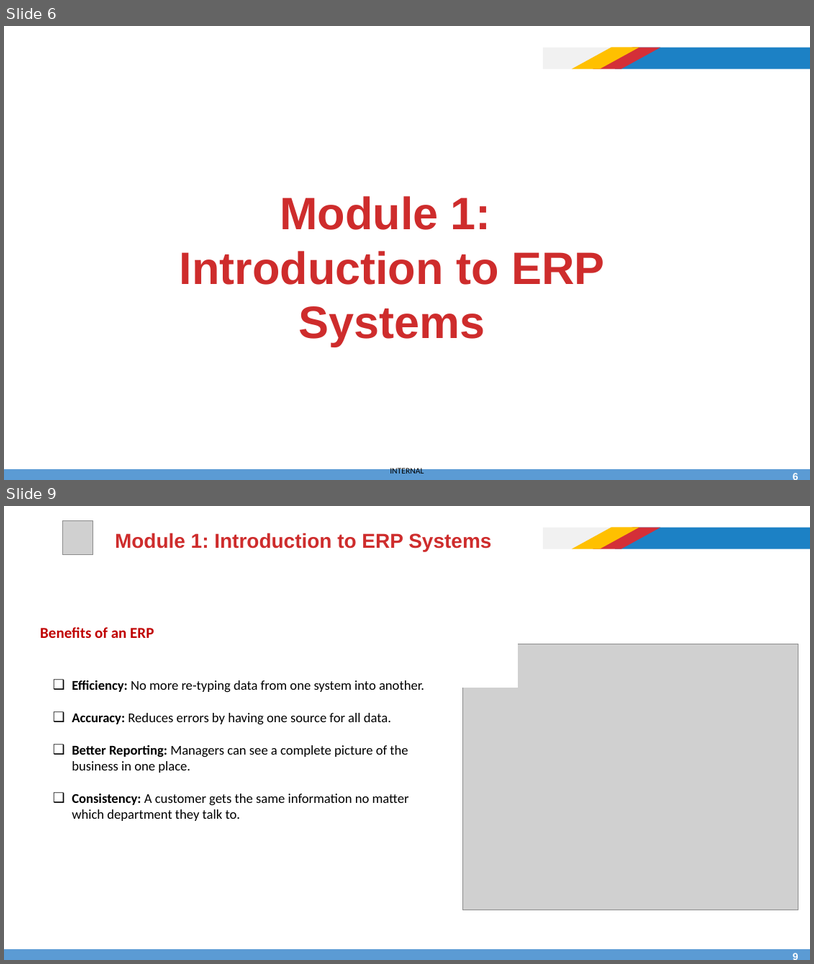
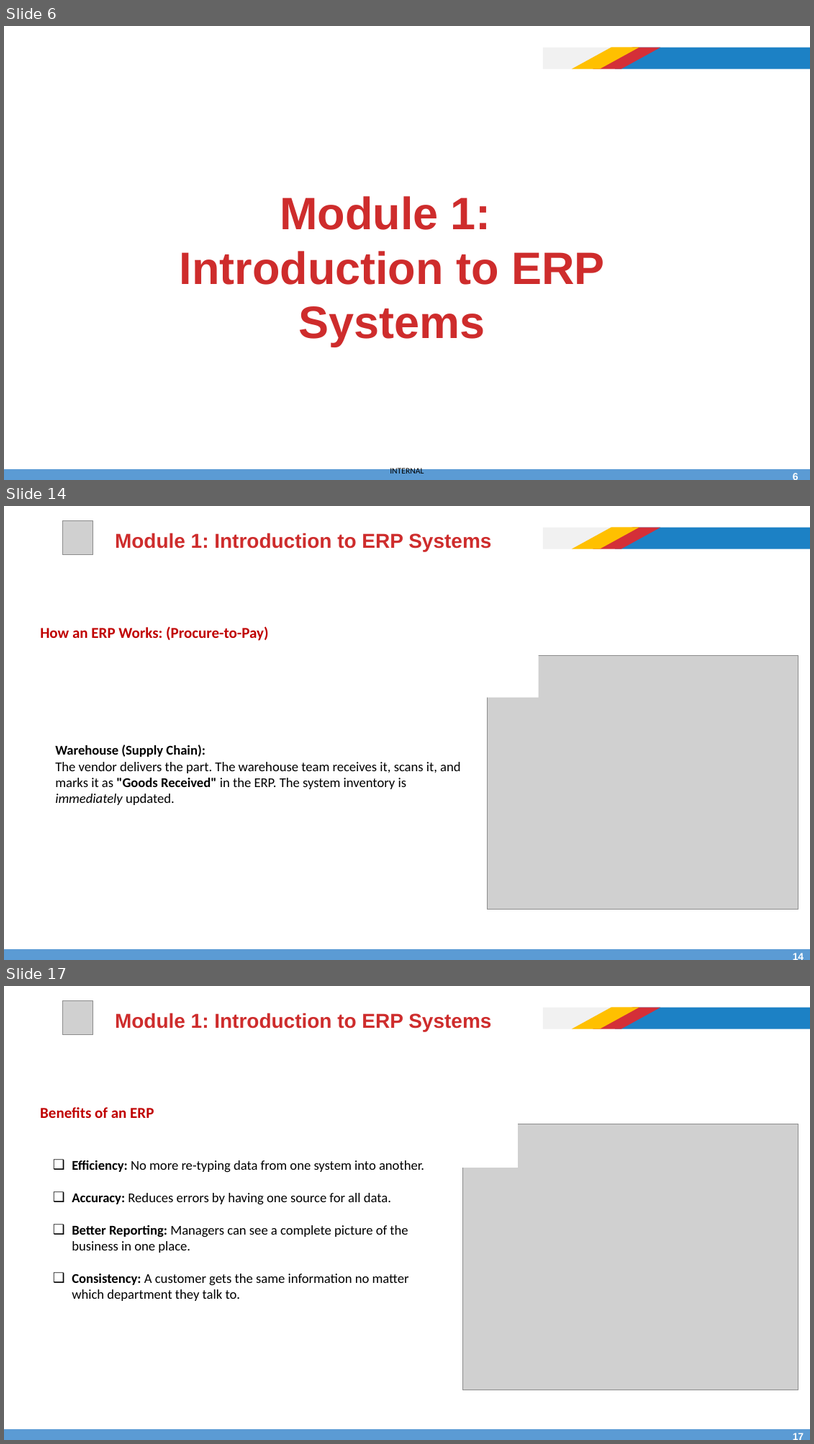
Before and after one commit to afathelbab/cnpc, a slide deck: computer-basics-soft-skills/day3/Computer Skills and Soft Skills - Lec-3.pptx. Shown one above the other, each under a label of ours: slides 6 and 9 before the commit, slides 6, 14 and 17 after it; the slides between them are not shown. The pictures are 814x964 and 814x1444 pixels, drawn with LibreOffice and Linux fonts; fonts in the diff are those of the drawing; grey boxes stand for pictures; background and template pictures are left out. Boxes give left, top, right and bottom in pixels: in the first picture for what was removed or moved away, otherwise in the second. Text is boxed around its words. In the diff, an @@ line names an element or a change of style, - is before the commit and + after.

```diff
--- a/computer-basics-soft-skills/day3/Computer Skills and Soft Skills - Lec-3.pptx
+++ b/computer-basics-soft-skills/day3/Computer Skills and Soft Skills - Lec-3.pptx
@@ slide 14 added at (4, 506, 810, 960), background #FFFFFF; not listed: 5 template elements that a slide beside it also shows @@
@@ picture added at (63, 521, 93, 555) @@
@@ title added at (115, 533, 491, 551), 24 pt, text #CE2C2C, bold @@
+Module 1: Introduction to ERP Systems
@@ text added at (40, 626, 268, 641), 18 pt, text #C00000, bold @@
+How an ERP Works: (Procure-to-Pay)
@@ rectangle added at (483, 644, 540, 698), fill #FFFFFF @@
@@ picture added at (487, 656, 799, 909) @@
@@ text added at (55, 744, 460, 805), 16 pt, text #000000 @@
+Warehouse (Supply Chain):
+The vendor delivers the part. The warehouse team receives it, scans it, and marks it as "Goods Received" in the ERP. The system inventory is immediately updated.
@@ page number added at (790, 951, 808, 960), 12 pt, text #FFFFFF, bold @@
+14
@@ what was slide 9 is now slide 17 @@
@@ page number at (790, 1431, 808, 1440): text changed @@
-9
+17
```
Also in this commit, not shown: 5 slides changed, 12 other slides added, 1 slide removed.
